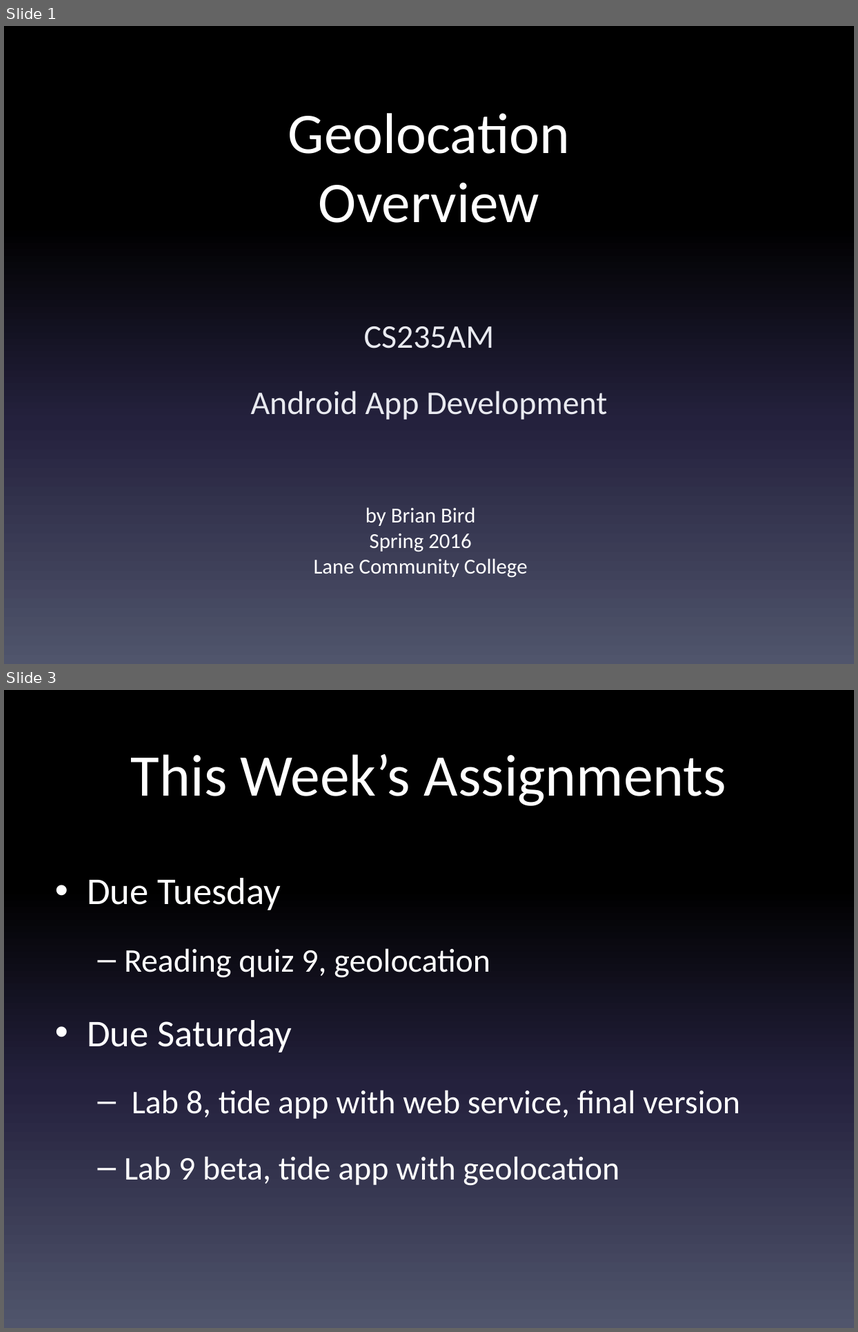
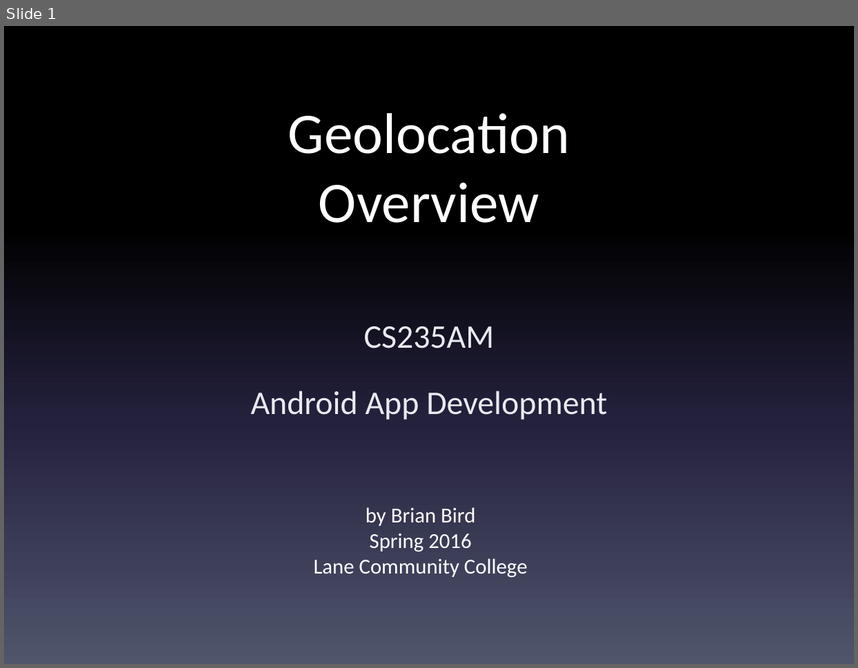
Before and after one commit to LCC-CIT/CS235AM-CourseMaterials, a slide deck: Notes and Slides/Wk9Day1-GeolocationOverview.pptx. Shown one above the other, each under a label of ours: slides 1 and 3 before the commit, slide 1 after it; the slides between them are not shown. The pictures are 858x1332 and 858x668 pixels, drawn with LibreOffice and Linux fonts; fonts in the diff are those of the drawing. Boxes give left, top, right and bottom in pixels: in the first picture for what was removed or moved away, otherwise in the second. Text is boxed around its words. In the diff, an @@ line names an element or a change of style, - is before the commit and + after.

Commit message:
Updated lab assignments and term project rubric

```diff
--- a/Notes and Slides/Wk9Day1-GeolocationOverview.pptx
+++ b/Notes and Slides/Wk9Day1-GeolocationOverview.pptx
@@ slide 3 removed at <box>4,690,854,1328</box>, background gradient #000000 to #24213E to #51566D @@
@@ title removed at <box>131,753,726,806</box> @@
-This Week’s Assignments
@@ text removed at <box>87,878,740,1185</box> @@
-• Due Tuesday
-  – Reading quiz 9, geolocation
-• Due Saturday
-  – Lab 8, tide app with web service, final version
-  – Lab 9 beta, tide app with geolocation
```
Also in this commit, not shown: 1 slide changed, 5 other slides removed, 8 other files.
